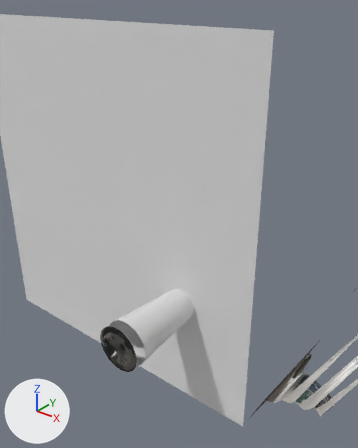
One commit to the glTF model assets/projects/rehearse/scene.glb: the scene before it, then after it.
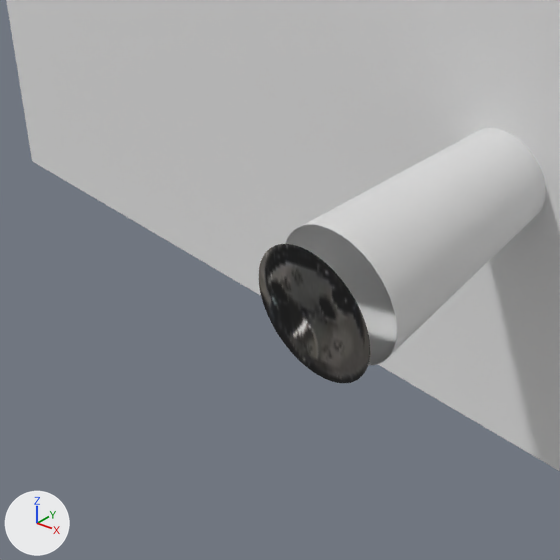
There are two pictures of each version: one from a 50 mm lens placed at (0.686, -1.374, 0.416), pointed at (0.209, -0.779, 0.047), one close up on the part from 5% to 55% of the width and 55% to 96% of the height. The lights are fixed; the arrows at lower left show +X, +Y and +Z. The older version's two pictures come first. Where no turn or scale is listed for an object, it has been applied to the vertices.

Names of what the first close-up shows: 'coffee_shell', 'lid_top', 'table_top'.
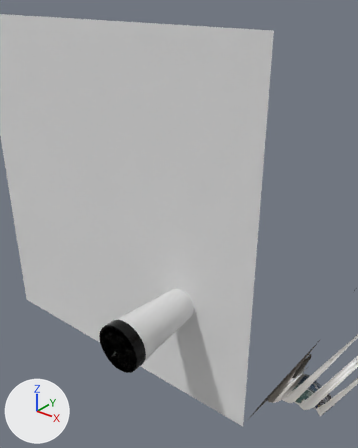
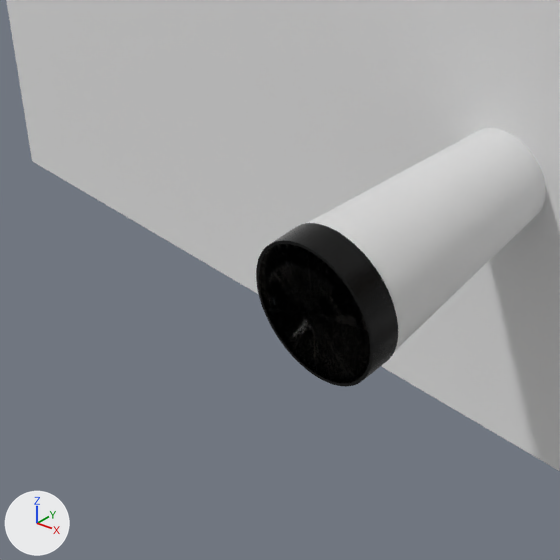
Changed parts and their boxes [x1, y1, x2, y2] in the close-ups (560 x 560 px):
```json
{"object": "coffee_lid_sidewall", "change": "added", "after": [256, 223, 398, 387]}
{"object": "lid_top", "change": "unchanged, covered by the edit", "before": [259, 244, 370, 383], "after": [259, 244, 370, 383]}
```

The change, as JSON lines over the scene's bpy script:
```json
{"op": "add", "block": "mat_material_4", "code": ["mat_material_4 = principled_material('Material_4')", "mat_material_4.base_color = (0.0314, 0.0314, 0.0314)  # dark grey #323232", "mat_material_4.metallic = 1.0", "mat_material_4.roughness = 0.25"]}
{"op": "add", "block": "me_geometry_5", "code": ["me_geometry_5 = bpy.data.meshes.new('geometry_5')", "me_geometry_5.from_pydata(...)  # a 96-sided cylinder along y spanning x -0.045..0.045, y -0.17..-0.15, z -0.045..0.045", "me_geometry_5.materials.append(mat_material_4)  # dark grey #323232"]}
{"op": "add", "block": "ob_coffee_lid_sidewall", "code": ["ob_coffee_lid_sidewall = bpy.data.objects.new('coffee_lid_sidewall', me_geometry_5)", "ob_coffee_lid_sidewall.location = (0.1904, -0.75, -0.1401)"]}
```
